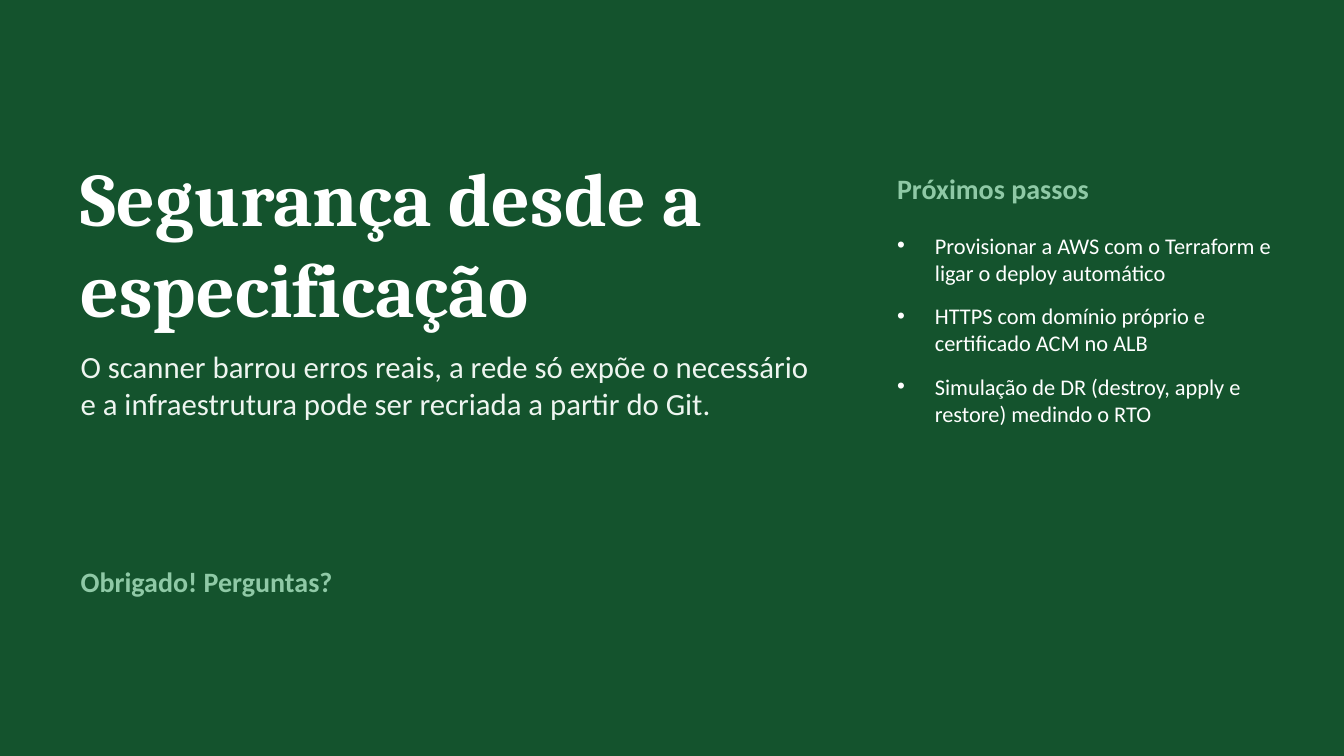
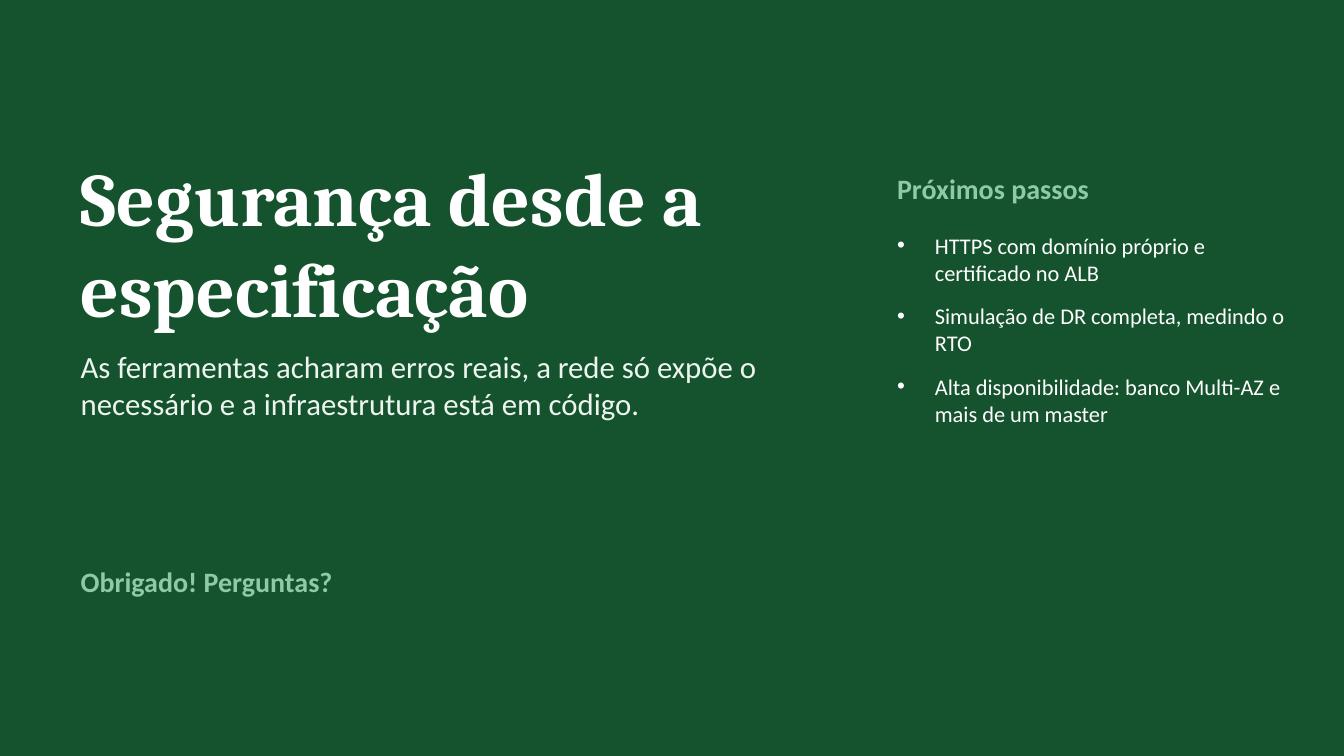
Before and after one commit to 1GustavoBorgonha1/aplicacao_tb_fnl_si, a slide deck: slide 25 of docs/apresentacao/MarmiFit-apresentacao.pptx (slide 17 before the commit). Drawn at 1344x756 pixels with LibreOffice and Linux fonts; fonts in the diff are those of the drawing. Boxes give left, top, right and bottom in pixels: in the first picture for what was removed or moved away, otherwise in the second. Text is boxed around its words. In the diff, an @@ line names an element or a change of style, - is before the commit and + after.

```diff
--- a/docs/apresentacao/MarmiFit-apresentacao.pptx
+++ b/docs/apresentacao/MarmiFit-apresentacao.pptx
@@ text at bbox=[935, 238, 1284, 422]: text changed @@
-• Provisionar a AWS com o Terraform e ligar o deploy automático
-• HTTPS com domínio próprio e certificado ACM no ALB
-• Simulação de DR (destroy, apply e restore) medindo o RTO
+• HTTPS com domínio próprio e certificado no ALB
+• Simulação de DR completa, medindo o RTO
+• Alta disponibilidade: banco Multi-AZ e mais de um master
@@ text at bbox=[81, 356, 756, 421]: text changed @@
-O scanner barrou erros reais, a rede só expõe o necessário e a infraestrutura pode ser recriada a partir do Git.
+As ferramentas acharam erros reais, a rede só expõe o necessário e a infraestrutura está em código.
```
Also in this commit, not shown: 16 other slides changed, 8 slides added.
